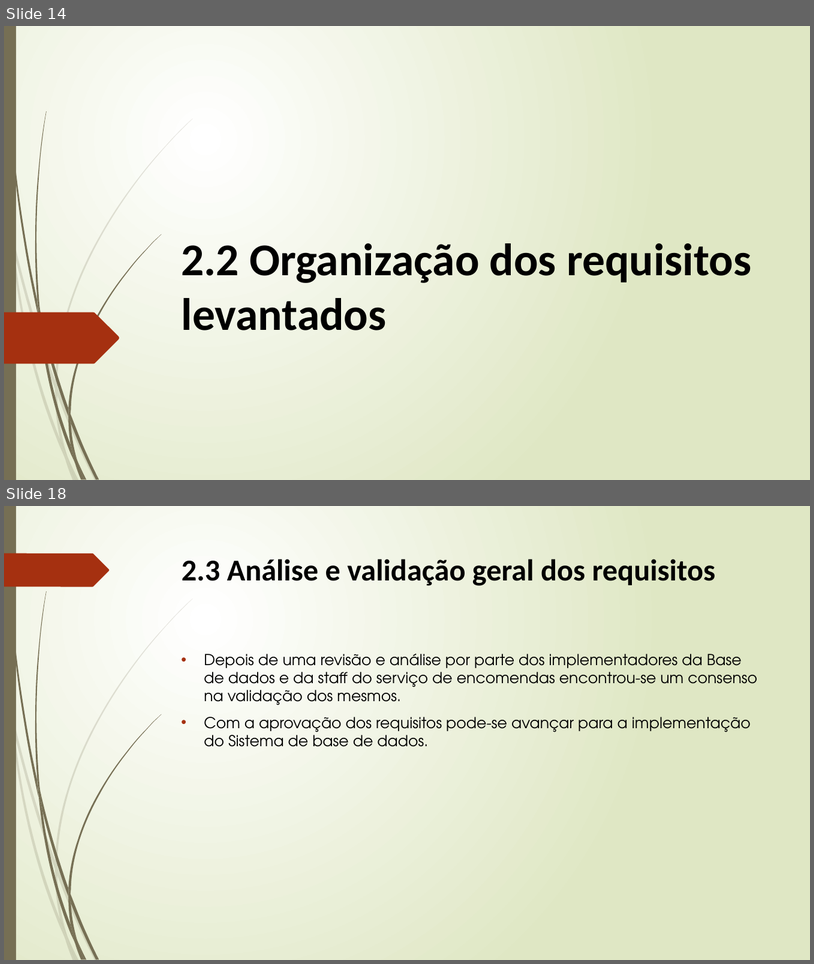
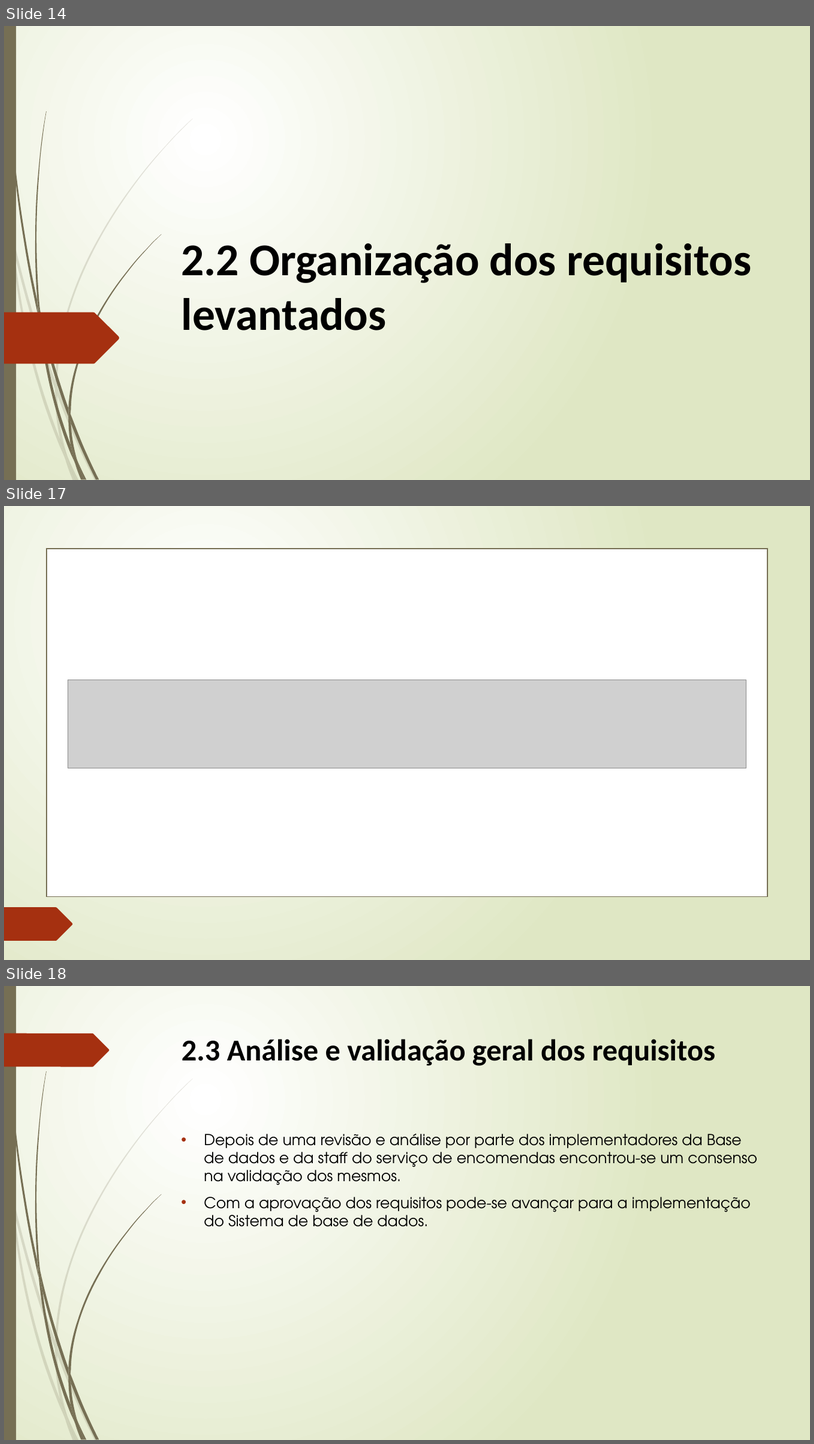
Before and after one commit to Lucenix/BD-TP, a slide deck: Apresentação1.pptx. Shown one above the other, each under a label of ours: slides 14 and 18 before the commit, slides 14, 17 and 18 after it; the slides between them are not shown. The pictures are 814x964 and 814x1444 pixels, drawn with LibreOffice and Linux fonts; fonts in the diff are those of the drawing; grey boxes stand for pictures. Boxes give left, top, right and bottom in pixels: in the first picture for what was removed or moved away, otherwise in the second. Text is boxed around its words. In the diff, an @@ line names an element or a change of style, - is before the commit and + after.

```diff
--- a/Apresentação1.pptx
+++ b/Apresentação1.pptx
@@ slide 17 added at (4,506,810,960), background gradient #FFFFFF to #DFE8C4; not listed: 8 template elements that a slide beside it also shows @@
@@ rectangle added at (4,506,16,960), fill #766F54 @@
@@ rectangle added at (4,506,810,960), fill gradient #FFFFFF to #DFE8C4 @@
@@ freeform shape added at (4,553,109,586), fill #A53010 @@
@@ rectangle added at (47,549,768,896), fill #FFFFFF, outline #766F54 1 pt @@
@@ picture added at (68,679,747,768) @@
@@ freeform shape added at (4,907,73,940), fill #A53010 @@
@@ group added at (4,676,98,960): 8 freeform shapes @@
@@ group added at (6,506,99,960): 11 freeform shapes @@
```
Also in this commit, not shown: 2 other slides added, 3 slides removed.
